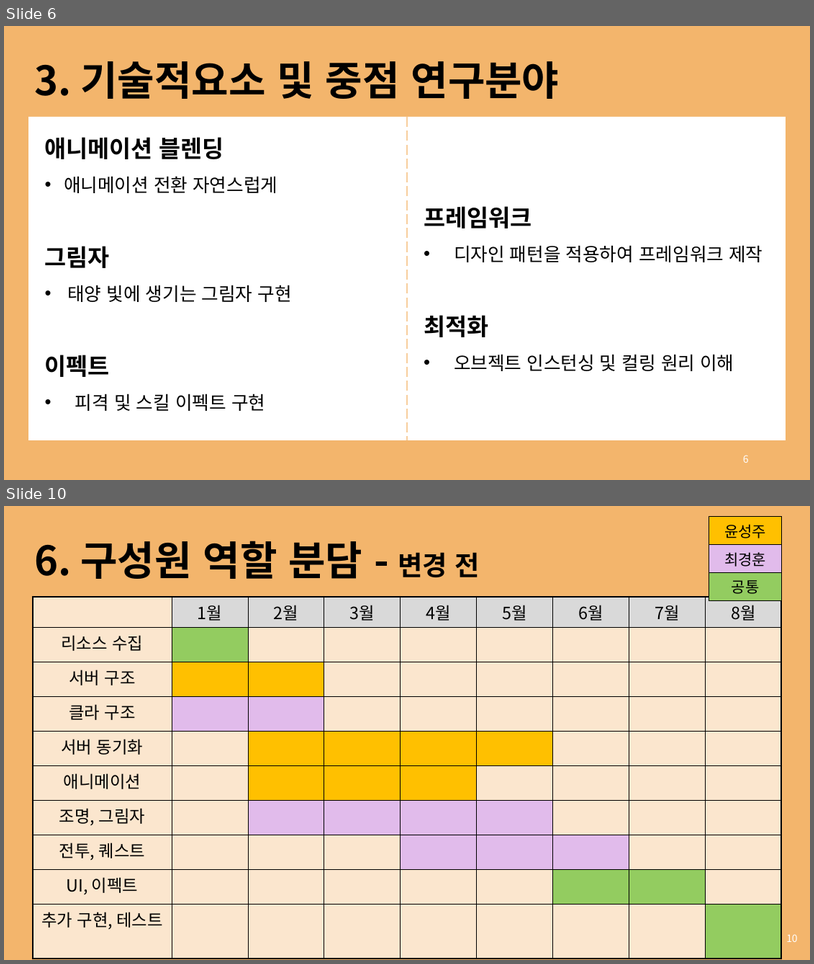
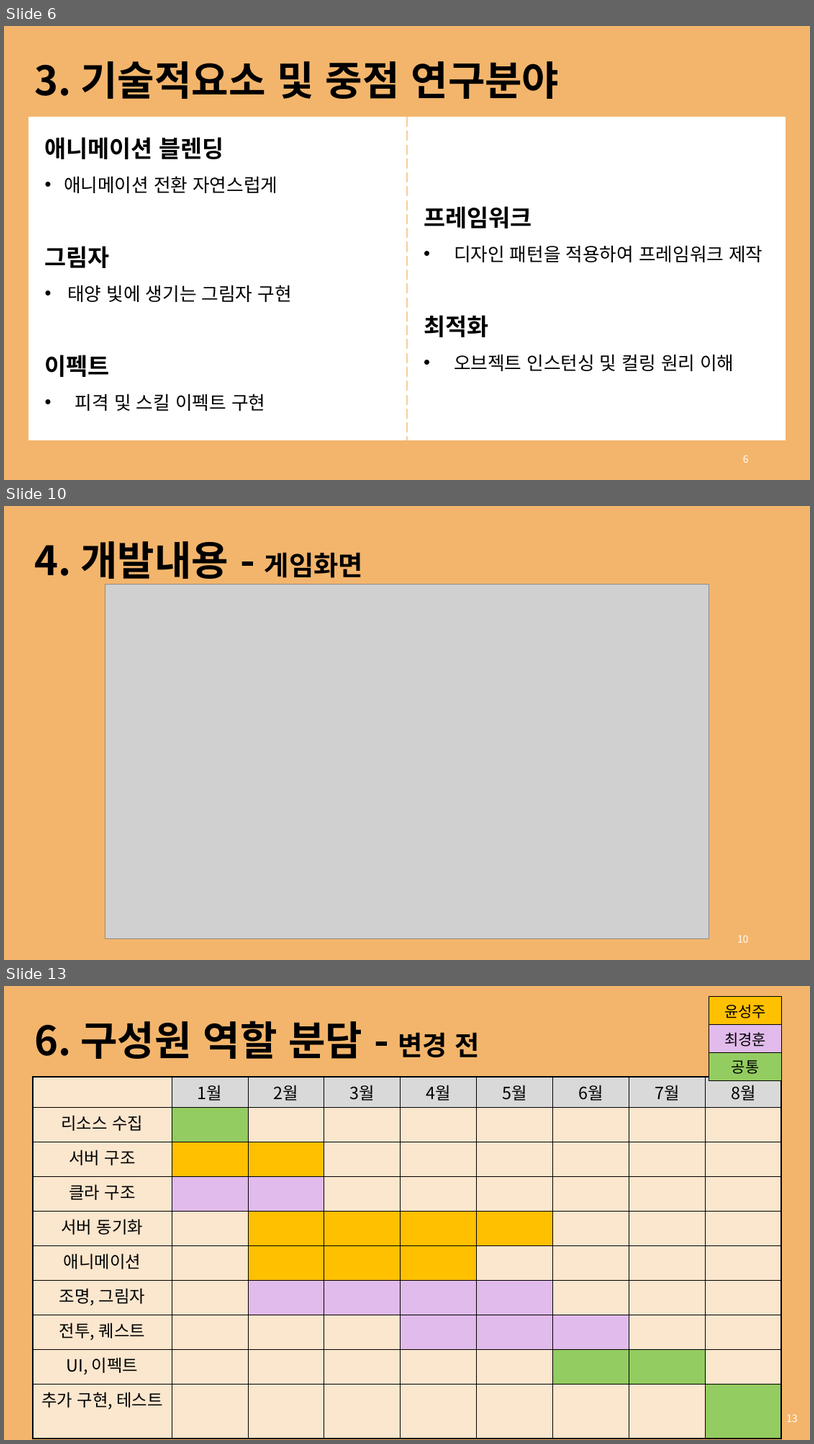
Before and after one commit to rg7155/2022_GraduationProject, a slide deck: 발표자료/2. 중간발표/의뢰인_윤성주, 최경훈.pptx. Shown one above the other, each under a label of ours: slides 6 and 10 before the commit, slides 6, 10 and 13 after it; the slides between them are not shown. The pictures are 814x964 and 814x1444 pixels, drawn with LibreOffice and Linux fonts; fonts in the diff are those of the drawing; grey boxes stand for pictures. Boxes give left, top, right and bottom in pixels: in the first picture for what was removed or moved away, otherwise in the second. Text is boxed around its words. In the diff, an @@ line names an element or a change of style, - is before the commit and + after.

```diff
--- a/발표자료/2. 중간발표/의뢰인_윤성주, 최경훈.pptx
+++ b/발표자료/2. 중간발표/의뢰인_윤성주, 최경훈.pptx
@@ slide 10 added at (4, 506, 810, 960), background #F3B56C @@
@@ text added at (35, 541, 363, 585), 48 pt, text #000000, bold @@
+4. 개발내용 - 게임화면
@@ picture added at (105, 584, 710, 939) @@
@@ page number added at (738, 934, 749, 942), 12 pt, text #FFFFFF @@
+10
@@ what was slide 10 is now slide 13 @@
@@ page number at (787, 1414, 798, 1422): text changed @@
-10
+13
```
Also in this commit, not shown: 3 slides changed, 2 other slides added, 19 other files.
